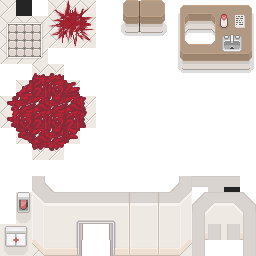
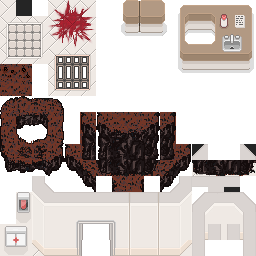
Layered file, before and after one edit (256x256). Changes by layer:
hid "Layer 10" over [7, 73, 87, 151]
hid "Layer 9" over [0, 64, 96, 160]
removed layer "Layer 5" over [0, 48, 256, 192]
added layer "Layer 11" above "Layer 12 copy 3" over [0, 64, 256, 192]
added layer "Layer 12 copy 3" above "Layer 2" over [0, 48, 256, 192]
